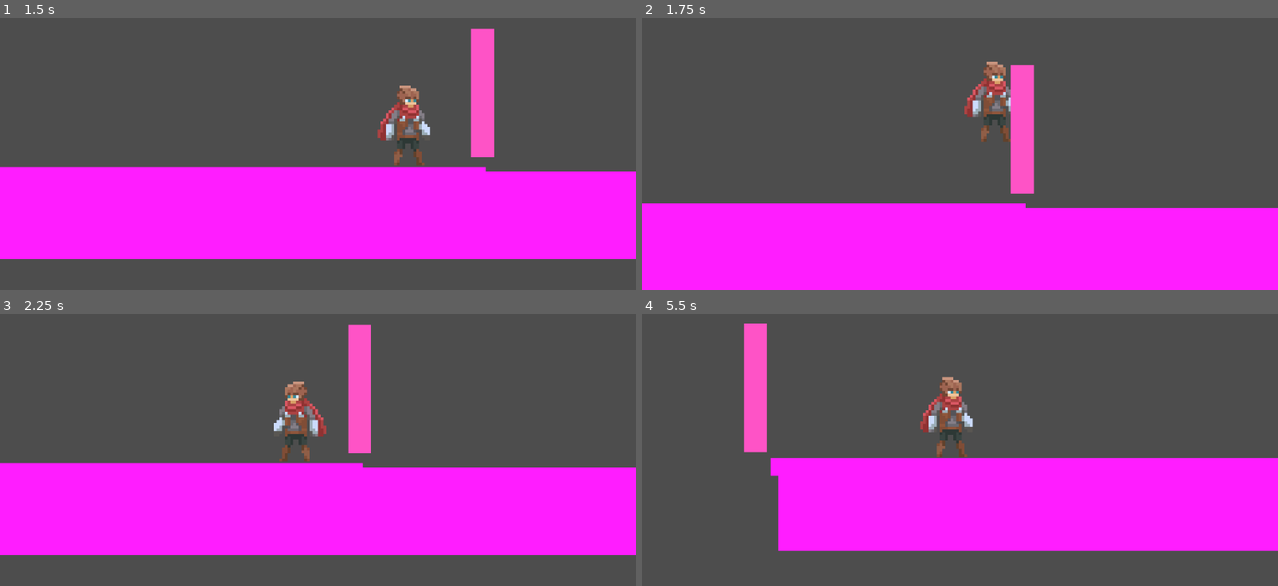
Above: before the commit, frames 1-4 (two rows, left to right).
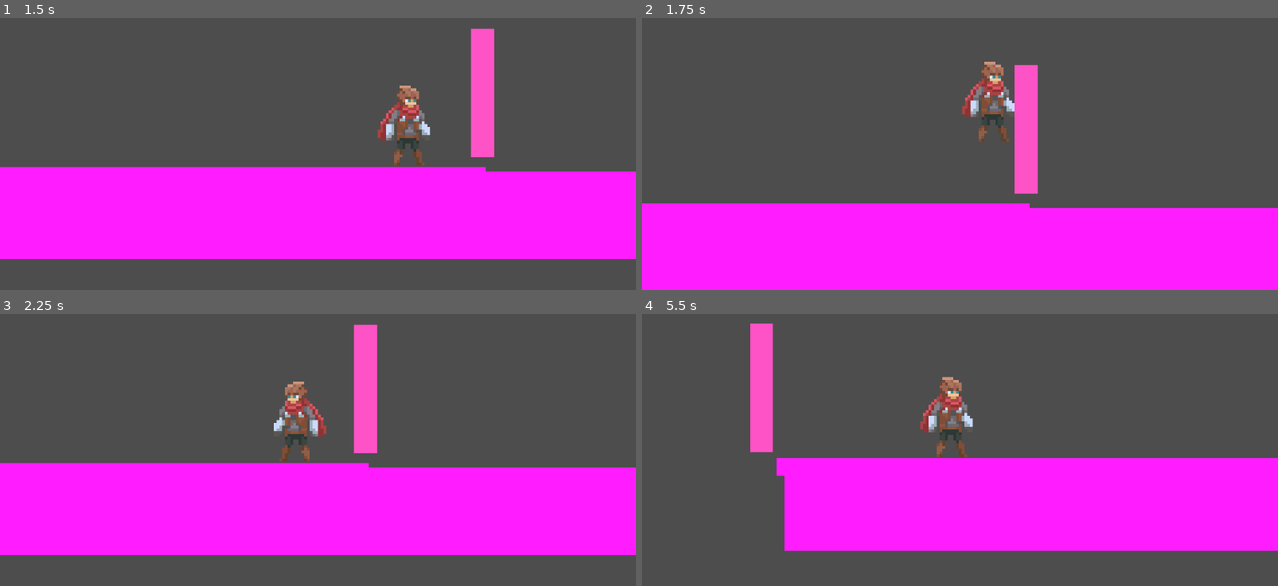
Above: after the commit, the same moments.

Repository: WerG0D/Tales-of-Sophie-build
Game: Godot game, scene res://scenes/world.tscn
The game is run twice, just before and just after one commit, with the same random seed, the same clock (stepped at 60 frames per second) and the same inputs.
Inputs:
- Up to frame 1 (1.5 s): hold D (move_right) from 0.53 s (still down); tap Space (ui_select) at 0.77 s
- Up to frame 2 (1.75 s): keep holding D (move_right); tap Space (ui_select) at 1.52 s
- Up to frame 3 (2.25 s): release D (move_right) at 2.03 s; hold A (move_left) from 2.03 s (still down)
- Up to frame 4 (5.5 s): release A (move_left) at 2.78 s; hold D (move_right) 2.78-4.28 s; tap Space (ui_select) at 3.02, 3.77, 4.52 s; hold A (move_left) 4.28-5.03 s; hold D (move_right) from 5.03 s (still down)

Frame 1 is identical in both runs. In frame 2, 1.4% of the frame differs, in the area x 50-63%, y 16-70%; in frame 3, 1.0%; in frame 4, 1.4%.

Commit message:
testew
teste

Diff:
--- a/scenes/player.tscn
+++ b/scenes/player.tscn
@@ -385,6 +385,10 @@
 [sub_resource type="RectangleShape2D" id="RectangleShape2D_vsb3e"]
 size = Vector2(11.3539, 6.86675)
 
+[sub_resource type="CapsuleShape2D" id="CapsuleShape2D_tpo2b"]
+radius = 2.6202
+height = 9.80213
+
 [node name="Player" type="CharacterBody2D"]
 scale = Vector2(1.14495, 1.03756)
 script = ExtResource("1_b3mxi")
@@ -401,3 +405,13 @@
 [node name="CollisionShape2D2" type="CollisionShape2D" parent="."]
 position = Vector2(0.436525, 14.0352)
 shape = SubResource("RectangleShape2D_vsb3e")
+
+[node name="CollisionShape2D3" type="CollisionShape2D" parent="."]
+position = Vector2(-6.1138, 3.8552)
+skew = 0.18326
+shape = SubResource("CapsuleShape2D_tpo2b")
+
+[node name="CollisionShape2D4" type="CollisionShape2D" parent="."]
+position = Vector2(5.2404, 4.819)
+skew = -0.191986
+shape = SubResource("CapsuleShape2D_tpo2b")
Not shown: 1 places in scenes/player.tscn that only renumber resources
